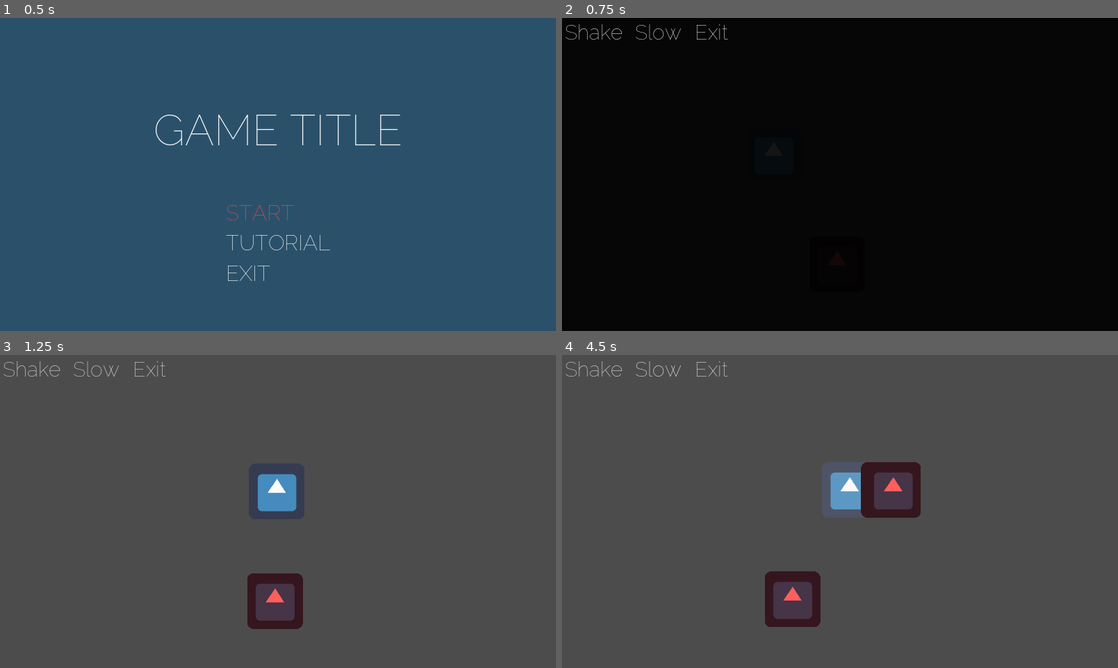
Above: before the commit, frames 1-4 (two rows, left to right).
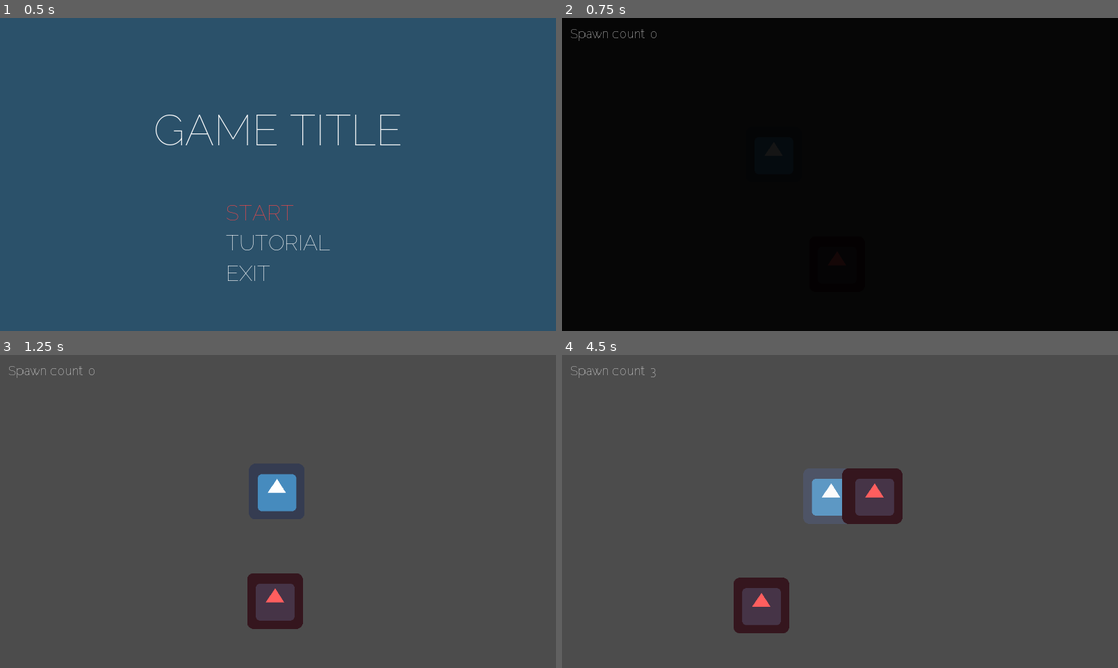
Above: after the commit, the same moments.

Repository: Dexterminator/godot-jam-template
Game: Godot game, scene res://scenes/Title/Title.tscn
Same seed, same stepped clock (60 frames per second), same inputs: the game is played once before the commit and once after it. The engine's default icon, where the game draws it, is replaced by a stand-in: a white triangle on a blue panel in a dark square.
Inputs (mouse positions are in pixels of both pictures, inside the frame that each line leads up to):
- Up to frame 1 (0.5 s): no input
- Up to frame 2 (0.75 s): tap Enter (ui_accept) at 0.5 s; hold D (right) from 0.53 s (still down); tap J (action1) at 0.6 s
- Up to frame 3 (1.25 s): keep holding D (right); tap Enter (ui_accept) at 0.77 s
- Up to frame 4 (4.5 s): release D (right) at 1.25 s; click (595, 370) at 1.25 s, where only the run before the commit has a clickable "Shake"; click (656, 370) at 2 s, where only the run before the commit has a clickable "Slow"; hold Down (ui_down) 2.78-3.53 s; tap J (action1) at 2.85, 3.6, 4.35 s; tap Enter (ui_accept) at 3.02 s; hold D (right) 3.53-4.28 s; hold Up (ui_up) from 4.28 s (still down)

Frame 1 is identical in both runs. In frame 2, 0.3% of the frame differs, in the area x 0-30%, y 1-8%; in frame 3, 0.3%; in frame 4, 5.1%, in the area x 0-65%, y 2-89%.

Commit message:
Add event bus and gui

Diff:
--- a/entities/player/Player.gd
+++ b/entities/player/Player.gd
@@ -4,5 +4,7 @@
 onready var state_machine = $StateMachine
 onready var sprite = $Sprite
 
+var spawn_count = 0
+
 func _ready():
 	state_machine.initialize("default")
--- a/entities/player/flashing.gd
+++ b/entities/player/flashing.gd
@@ -16,6 +16,8 @@
 	Utils.spawn(Enemy, o.global_position + Vector2.RIGHT * 100)
 	Shake.add_trauma(0.7)
 	Slowdown.start(0.2)
+	o.spawn_count += 1
+	Events.emit_signal("spawn_count_updated", o.spawn_count)
 	print(Utils.random_choice([1,2,3]))
 
 func update(delta):
--- a/project.godot
+++ b/project.godot
@@ -67,6 +67,7 @@
 Shake="*res://utils/shake.gd"
 Utils="*res://utils/utils.gd"
 SceneChanger="*res://utils/scene_changer/SceneChanger.tscn"
+Events="*res://utils/events.gd"
 
 [display]
 
--- /dev/null
+++ b/scenes/Main/Gui.gd
@@ -0,0 +1,10 @@
+extends CanvasLayer
+
+onready var spawn_count_label = $VBoxContainer/SpawnCountLabel
+
+func _update_spawn_count(spawn_count):
+	spawn_count_label.text = "Spawn count: %s" % spawn_count
+
+func _ready():
+	_update_spawn_count(0)
+	Events.connect("spawn_count_updated", self, "_update_spawn_count")
--- a/scenes/Main/Main.gd
+++ b/scenes/Main/Main.gd
@@ -1,10 +1,4 @@
 extends Node2D
-
-func _on_ShakeButton_pressed():
-	Shake.add_trauma(0.5)
-
-func _on_SlowButton_pressed():
-	Slowdown.start()
 
 func _on_ExitButton_pressed():
 	get_tree().change_scene("res://scenes/Title/Title.tscn")
--- a/scenes/Main/Main.tscn
+++ b/scenes/Main/Main.tscn
@@ -1,13 +1,10 @@
-[gd_scene load_steps=9 format=2]
+[gd_scene load_steps=8 format=2]
 
 [ext_resource path="res://entities/player/Player.tscn" type="PackedScene" id=1]
 [ext_resource path="res://scenes/Main/Main.gd" type="Script" id=2]
 [ext_resource path="res://utils/ShakeCamera2D.gd" type="Script" id=3]
-[ext_resource path="res://fonts/raleway36.tres" type="DynamicFont" id=4]
+[ext_resource path="res://utils/Gui/Gui.tscn" type="PackedScene" id=4]
 [ext_resource path="res://entities/enemy/Enemy.tscn" type="PackedScene" id=5]
-
-[sub_resource type="Theme" id=1]
-default_font = ExtResource( 4 )
 
 [sub_resource type="Shader" id=2]
 code = "shader_type canvas_item;
@@ -37,48 +34,8 @@
 [node name="Player" parent="." instance=ExtResource( 1 )]
 position = Vector2( 482.225, 314.279 )
 
-[node name="CanvasLayer" type="CanvasLayer" parent="."]
-
-[node name="VBoxContainer" type="HBoxContainer" parent="CanvasLayer"]
-margin_right = 40.0
-margin_bottom = 40.0
-theme = SubResource( 1 )
-custom_constants/separation = 18
-
-[node name="ShakeButton" type="Button" parent="CanvasLayer/VBoxContainer"]
-margin_right = 145.0
-margin_bottom = 64.0
-focus_mode = 0
-enabled_focus_mode = 0
-text = "Shake"
-flat = true
-__meta__ = {
-"_edit_use_anchors_": false
-}
-
-[node name="SlowButton" type="Button" parent="CanvasLayer/VBoxContainer"]
-margin_left = 163.0
-margin_right = 281.0
-margin_bottom = 64.0
-focus_mode = 0
-enabled_focus_mode = 0
-text = "Slow"
-flat = true
-__meta__ = {
-"_edit_use_anchors_": false
-}
-
-[node name="ExitButton" type="Button" parent="CanvasLayer/VBoxContainer"]
-margin_left = 299.0
-margin_right = 387.0
-margin_bottom = 64.0
-text = "Exit"
-flat = true
+[node name="Gui" parent="." instance=ExtResource( 4 )]
 
 [node name="Enemy" parent="." instance=ExtResource( 5 )]
 material = SubResource( 3 )
 position = Vector2( 633, 566 )
-
-[connection signal="pressed" from="CanvasLayer/VBoxContainer/ShakeButton" to="." method="_on_ShakeButton_pressed"]
-[connection signal="pressed" from="CanvasLayer/VBoxContainer/SlowButton" to="." method="_on_SlowButton_pressed"]
-[connection signal="pressed" from="CanvasLayer/VBoxContainer/ExitButton" to="." method="_on_ExitButton_pressed"]
--- /dev/null
+++ b/utils/Gui/Gui.tscn
@@ -0,0 +1,30 @@
+[gd_scene load_steps=6 format=2]
+
+[ext_resource path="res://scenes/Main/Gui.gd" type="Script" id=1]
+[ext_resource path="res://fonts/raleway36.tres" type="DynamicFont" id=2]
+[ext_resource path="res://fonts/Raleway-VariableFont_wght.ttf" type="DynamicFontData" id=3]
+
+[sub_resource type="Theme" id=1]
+default_font = ExtResource( 2 )
+
+[sub_resource type="DynamicFont" id=2]
+size = 30
+font_data = ExtResource( 3 )
+
+[node name="Gui" type="CanvasLayer"]
+script = ExtResource( 1 )
+
+[node name="VBoxContainer" type="MarginContainer" parent="."]
+margin_right = 40.0
+margin_bottom = 40.0
+theme = SubResource( 1 )
+custom_constants/margin_top = 20
+custom_constants/margin_left = 20
+
+[node name="SpawnCountLabel" type="Label" parent="VBoxContainer"]
+margin_left = 20.0
+margin_top = 20.0
+margin_right = 211.0
+margin_bottom = 57.0
+custom_fonts/font = SubResource( 2 )
+text = "Spawn count: "
--- /dev/null
+++ b/utils/events.gd
@@ -0,0 +1,3 @@
+extends Node
+
+signal spawn_count_updated(spawn_count)
